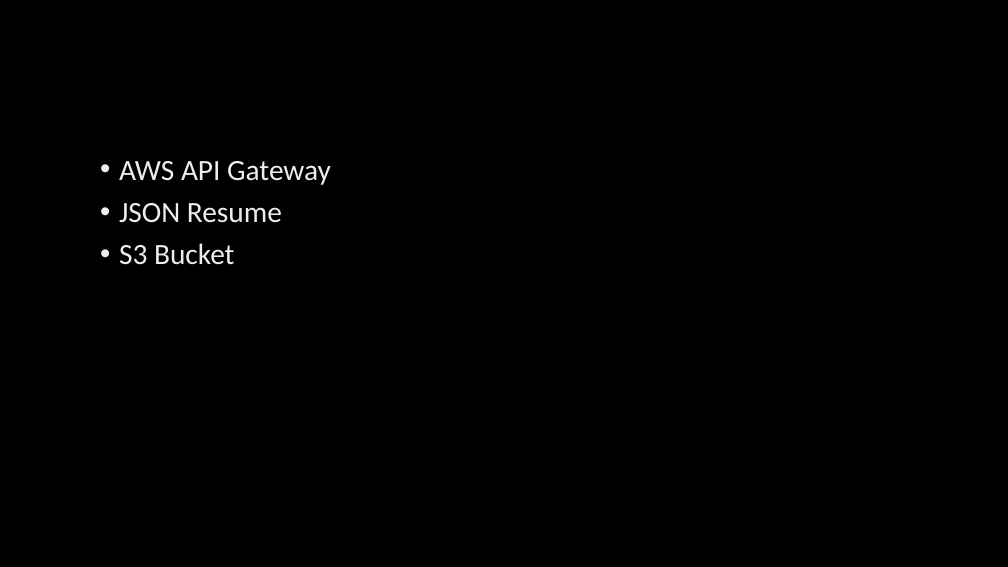
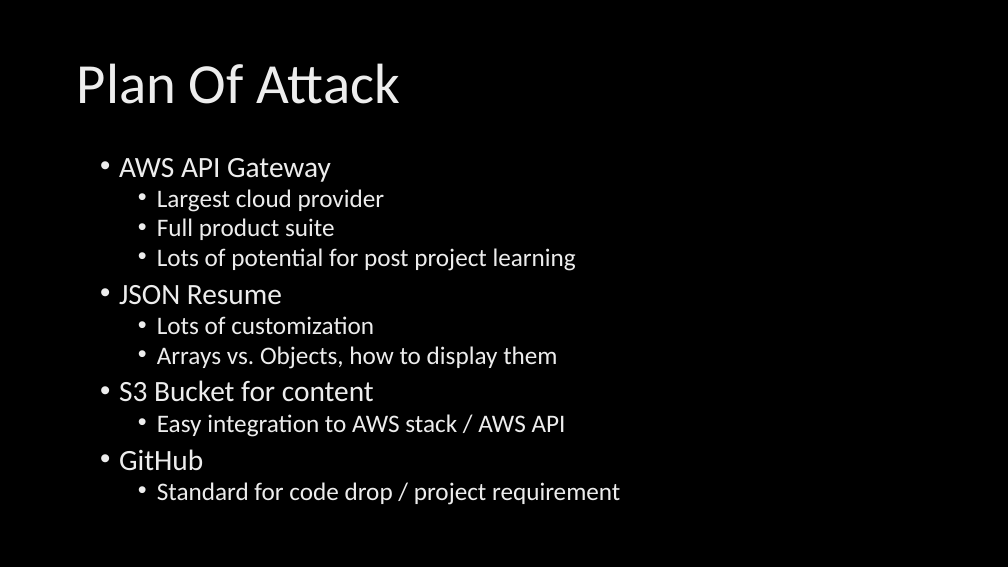
Before and after one commit to djherd/ProjectUnicorn, a slide deck: slide 4 of Doug Herd Project Presentation.pptx. Drawn at 1008x567 pixels with LibreOffice and Linux fonts; fonts in the diff are those of the drawing; background and template pictures are left out. Boxes give left, top, right and bottom in pixels: in the first picture for what was removed or moved away, otherwise in the second. Text is boxed around its words. In the diff, an @@ line names an element or a change of style, - is before the commit and + after.

```diff
--- a/Doug Herd Project Presentation.pptx
+++ b/Doug Herd Project Presentation.pptx
@@ title added at bbox=[77, 63, 399, 104], 54 pt, text gradient #BFBFBF to #EDEDED to #FFFFFF @@
+Plan Of Attack
@@ text at bbox=[119, 158, 331, 305]: line spacing 0.9 to 0.8 @@
@@ text at bbox=[157, 189, 576, 271]: paragraphs added @@
+  • Largest cloud provider
+  • Full product suite
+  • Lots of potential for post project learning
@@ text at bbox=[119, 316, 620, 505]: text changed; size 28 to 24 pt @@
-• S3 Bucket
+  • Lots of customization
+  • Arrays vs. Objects, how to display them
+• S3 Bucket for content
+  • Easy integration to AWS stack / AWS API
+• GitHub
+  • Standard for code drop / project requirement
```
Also in this commit, not shown: 3 other slides changed, 1 slide added.
